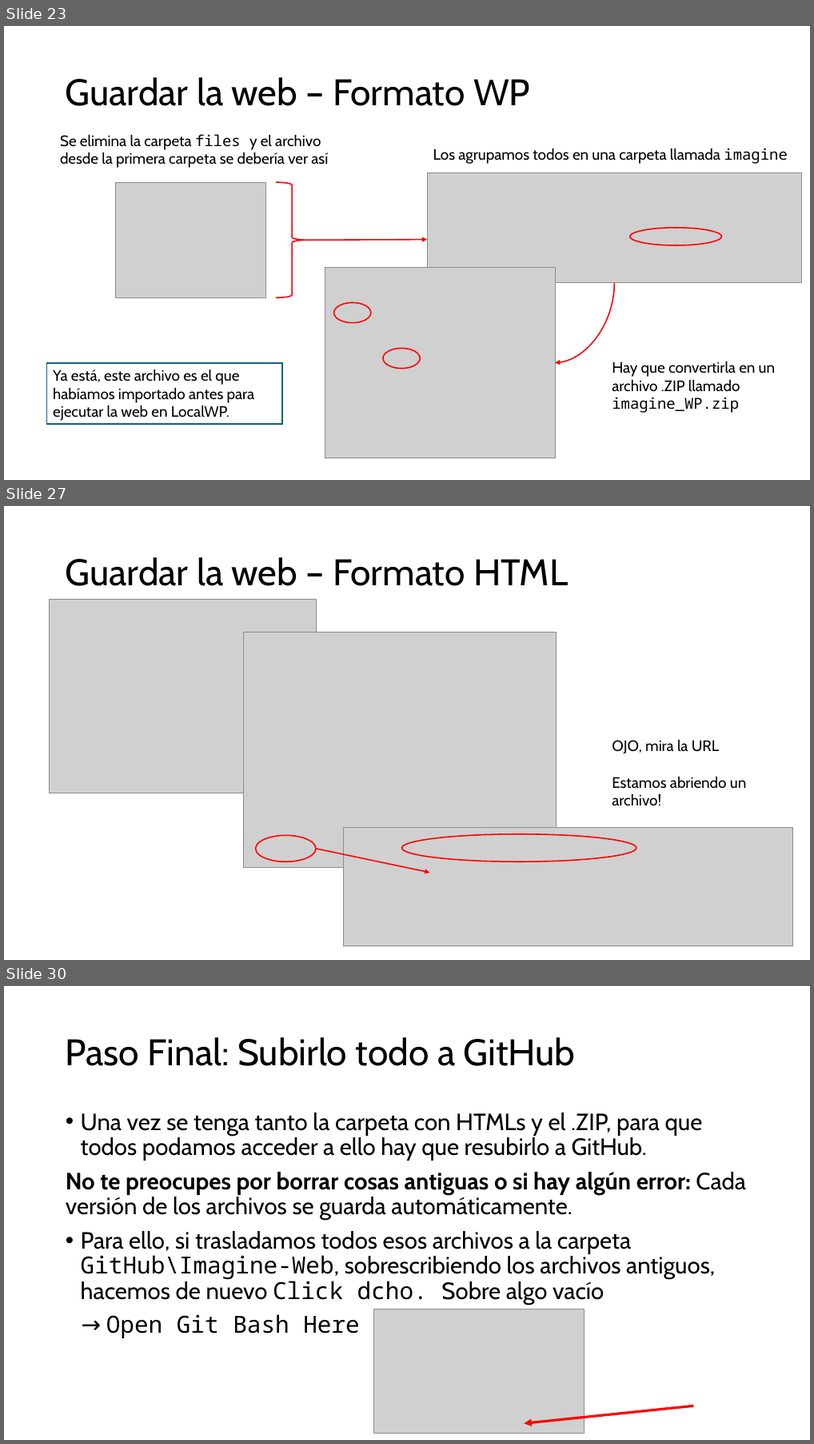
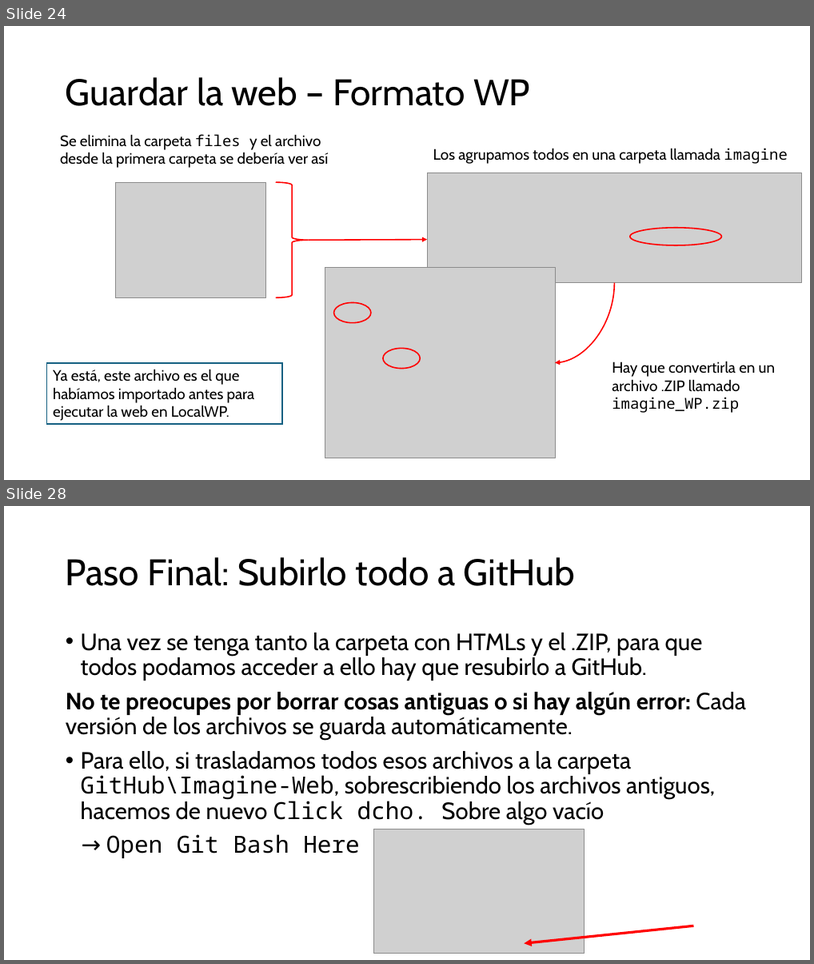
Before and after one commit to imagine-uo/imagine-uo.github.io, a slide deck: Guía para editar la web del grupo.pptx. Shown one above the other, each under a label of ours: slides 23, 27 and 30 before the commit, slides 24 and 28 after it; the slides between them are not shown. The pictures are 814x1444 and 814x964 pixels, drawn with LibreOffice and Linux fonts; fonts in the diff are those of the drawing; grey boxes stand for pictures. Boxes give left, top, right and bottom in pixels: in the first picture for what was removed or moved away, otherwise in the second. Text is boxed around its words. In the diff, an @@ line names an element or a change of style, - is before the commit and + after.

```diff
--- a/Guía para editar la web del grupo.pptx
+++ b/Guía para editar la web del grupo.pptx
@@ slide 27 removed at [4, 506, 810, 960], background #FFFFFF @@
@@ title removed at [66, 557, 568, 586] @@
-Guardar la web – Formato HTML
@@ picture removed at [50, 599, 316, 792] @@
@@ picture removed at [243, 632, 556, 867] @@
@@ text removed at [612, 740, 746, 805] @@
-OJO, mira la URL
-Estamos abriendo un archivo!
@@ ellipse removed at [256, 835, 316, 862] @@
@@ picture removed at [344, 828, 793, 946] @@
@@ ellipse removed at [402, 834, 637, 862] @@
@@ arrow removed from (316, 848) to (430, 872) @@
@@ what was slide 23 is now slide 24 @@
@@ what was slide 30 is now slide 28 @@
```
Also in this commit, not shown: 5 slides changed, 3 slides added, 4 other slides removed, 1 other file.
